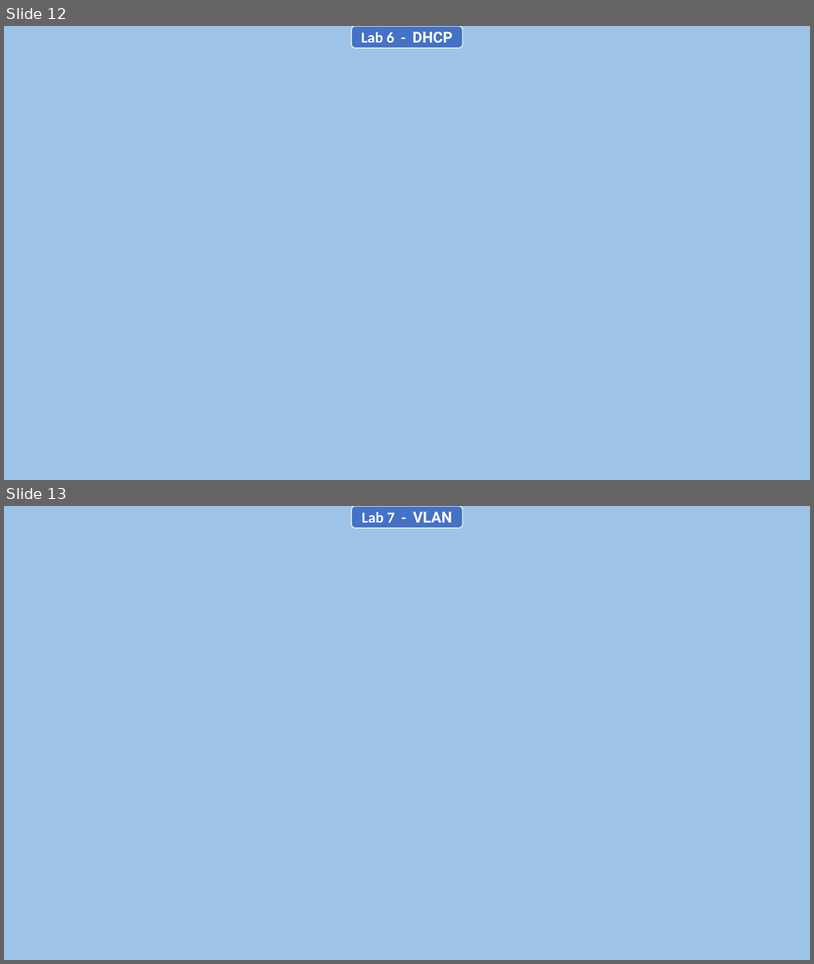
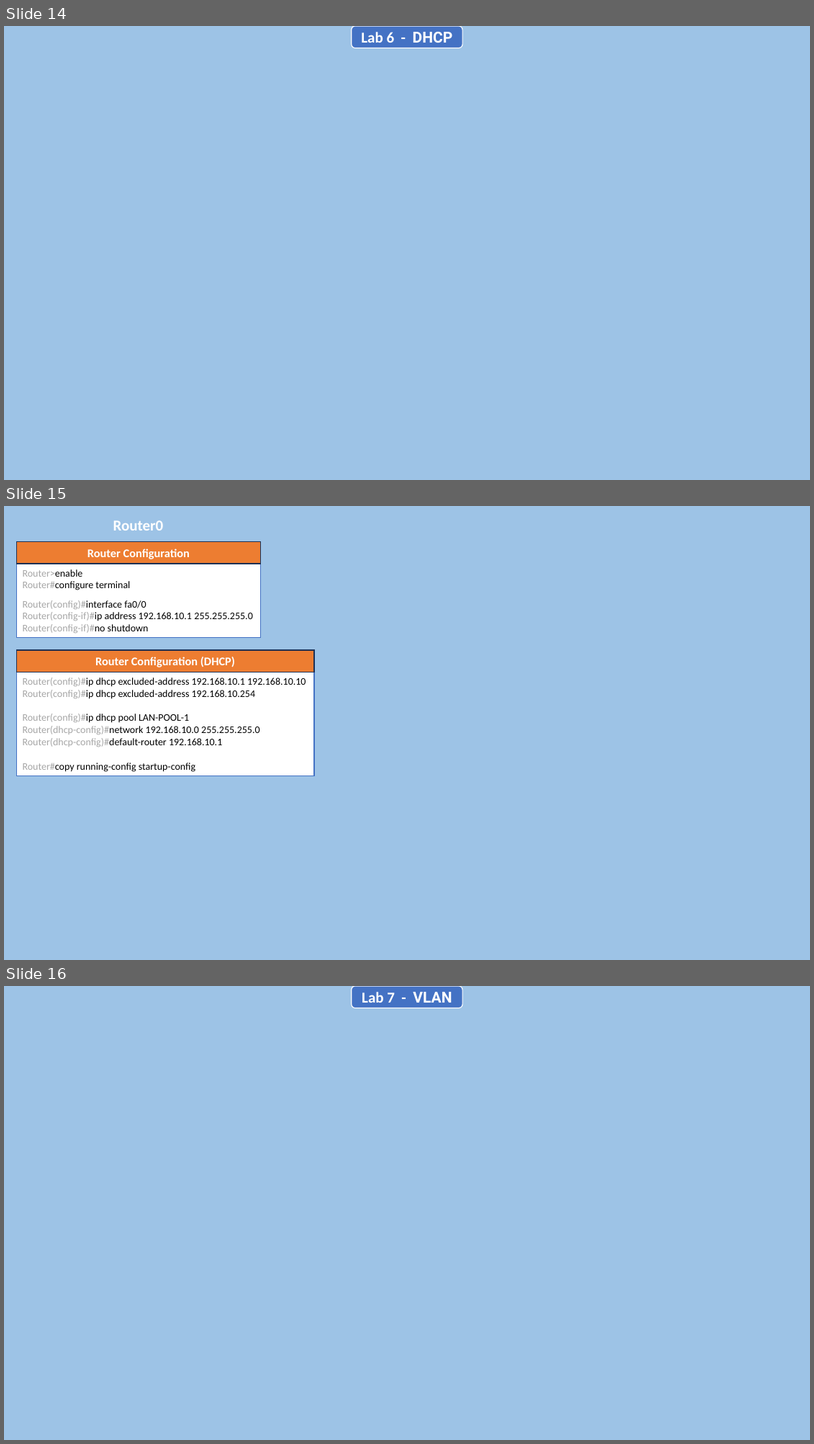
Before and after one commit to AntorPi314/MySave, a slide deck: Lab/Networking Lab/Final Assignment/Networking Lab (Final).pptx. Shown one above the other, each under a label of ours: slides 12 and 13 before the commit, slides 14, 15 and 16 after it. The pictures are 814x964 and 814x1444 pixels, drawn with LibreOffice and Linux fonts; fonts in the diff are those of the drawing; background and template pictures are left out. Boxes give left, top, right and bottom in pixels: in the first picture for what was removed or moved away, otherwise in the second. Text is boxed around its words. In the diff, an @@ line names an element or a change of style, - is before the commit and + after.

Commit message:
networking lab up to 7

```diff
--- a/Lab/Networking Lab/Final Assignment/Networking Lab (Final).pptx
+++ b/Lab/Networking Lab/Final Assignment/Networking Lab (Final).pptx
@@ slide 15 added at <box>4,506,810,960</box>, background #9DC3E6 @@
@@ text added at <box>113,520,164,530</box>, 18 pt, text #FFFFFF, bold @@
+Router0
@@ rectangle added at <box>17,542,261,564</box>, fill #ED7D31, outline #1E3256 1 pt, 14 pt, text #FFFFFF, bold @@
+Router Configuration
@@ rectangle added at <box>17,564,261,637</box>, fill #FFFFFF, outline #4472C4 1 pt, 12 pt, text #000000 @@
+Router>enable
+Router#configure terminal
+Router(config)#interface fa0/0
+Router(config-if)#ip address 192.168.10.1 255.255.255.0
+Router(config-if)#no shutdown
@@ rectangle added at <box>17,650,315,672</box>, fill #ED7D31, outline #1E3256 1 pt, 14 pt, text #FFFFFF, bold @@
+Router Configuration (DHCP)
@@ rectangle added at <box>17,672,315,776</box>, fill #FFFFFF, outline #4472C4 1 pt, 12 pt, text #000000 @@
+Router(config)#ip dhcp excluded-address 192.168.10.1 192.168.10.10
+Router(config)#ip dhcp excluded-address 192.168.10.254
+Router(config)#ip dhcp pool LAN-POOL-1
+Router(dhcp-config)#network 192.168.10.0 255.255.255.0
+Router(dhcp-config)#default-router 192.168.10.1
+Router#copy running-config startup-config
@@ what was slide 12 is now slide 14 @@
@@ what was slide 13 is now slide 16 @@
```
Also in this commit, not shown: 4 other slides added, 3 other files.
